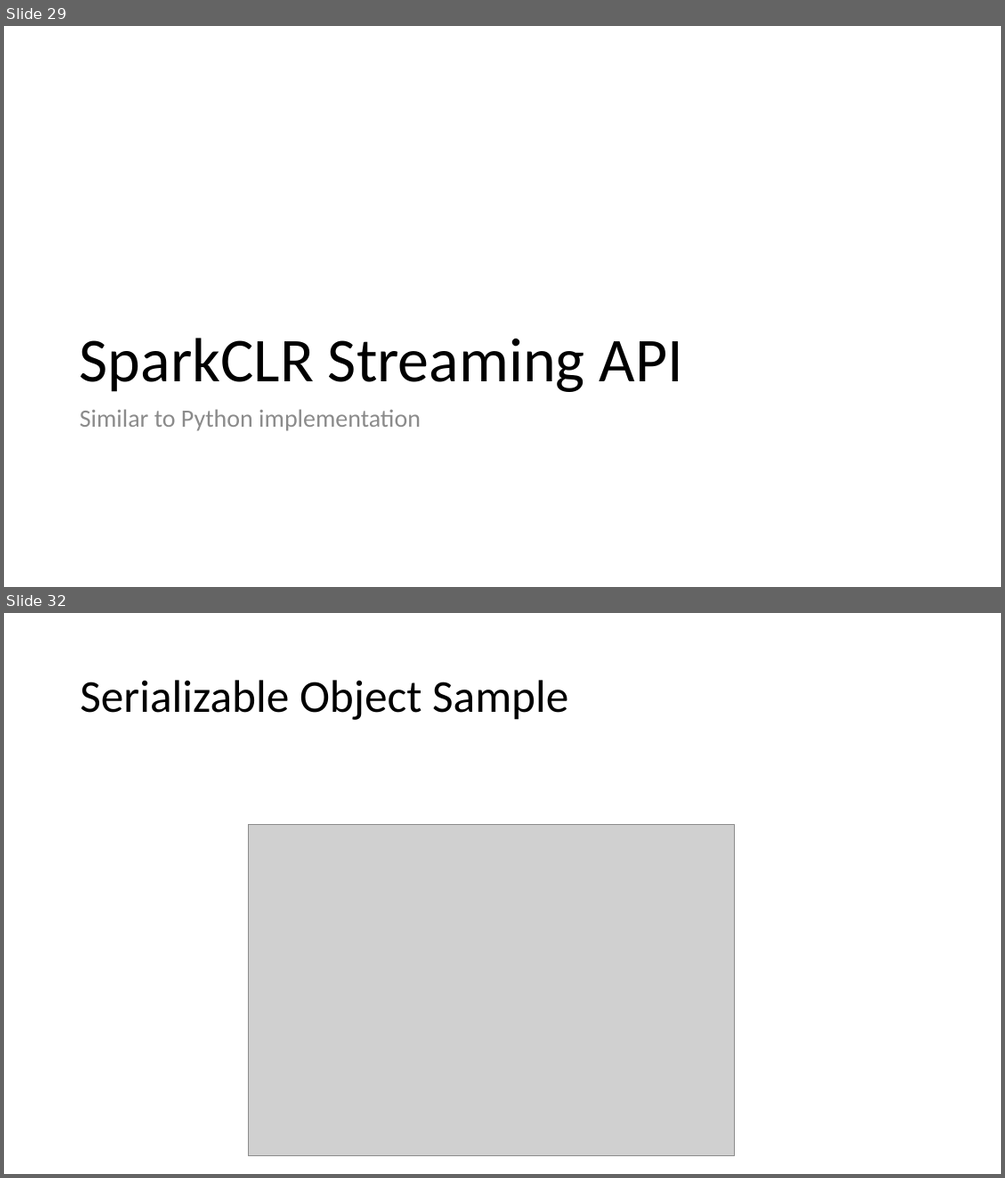
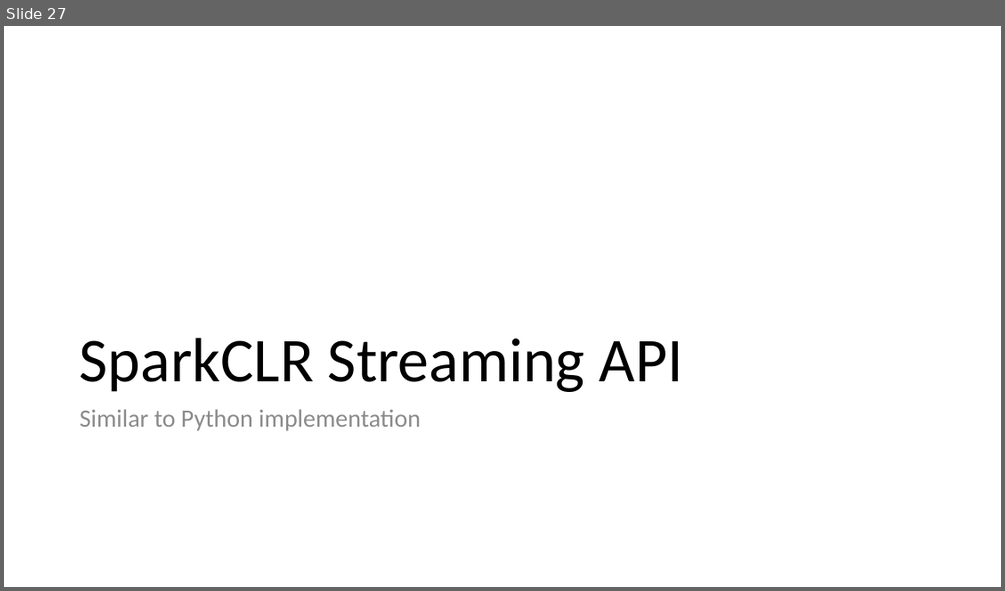
Before and after one commit to microsoft/Mobius, a slide deck: docs/SparkCLR.pptx. Shown one above the other, each under a label of ours: slides 29 and 32 before the commit, slide 27 after it; the slides between them are not shown. The pictures are 1005x1178 and 1005x591 pixels, drawn with LibreOffice and Linux fonts; fonts in the diff are those of the drawing; grey boxes stand for pictures. Boxes give left, top, right and bottom in pixels: in the first picture for what was removed or moved away, otherwise in the second. Text is boxed around its words. In the diff, an @@ line names an element or a change of style, - is before the commit and + after.

```diff
--- a/docs/SparkCLR.pptx
+++ b/docs/SparkCLR.pptx
@@ slide 32 removed at (4,613,1001,1174), background #FFFFFF @@
@@ title removed at (80,680,568,720) @@
-Serializable Object Sample
@@ picture removed at (248,825,734,1156) @@
@@ what was slide 29 is now slide 27 @@
```
Also in this commit, not shown: 9 slides changed, 1 slide added, 5 other slides removed, 1 other file.
